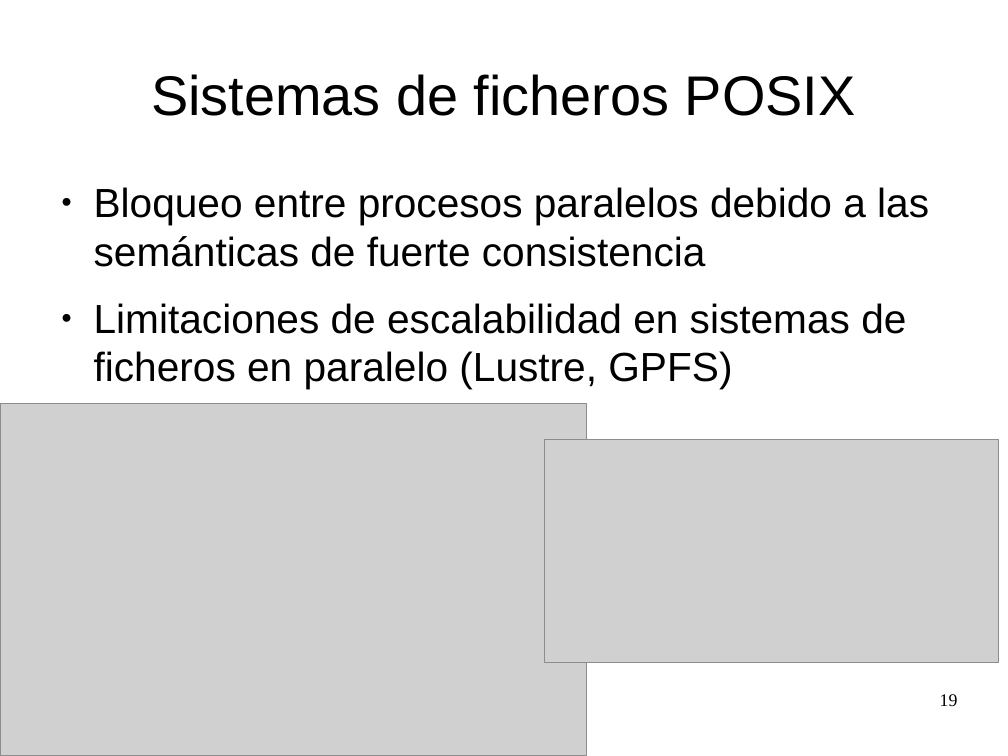
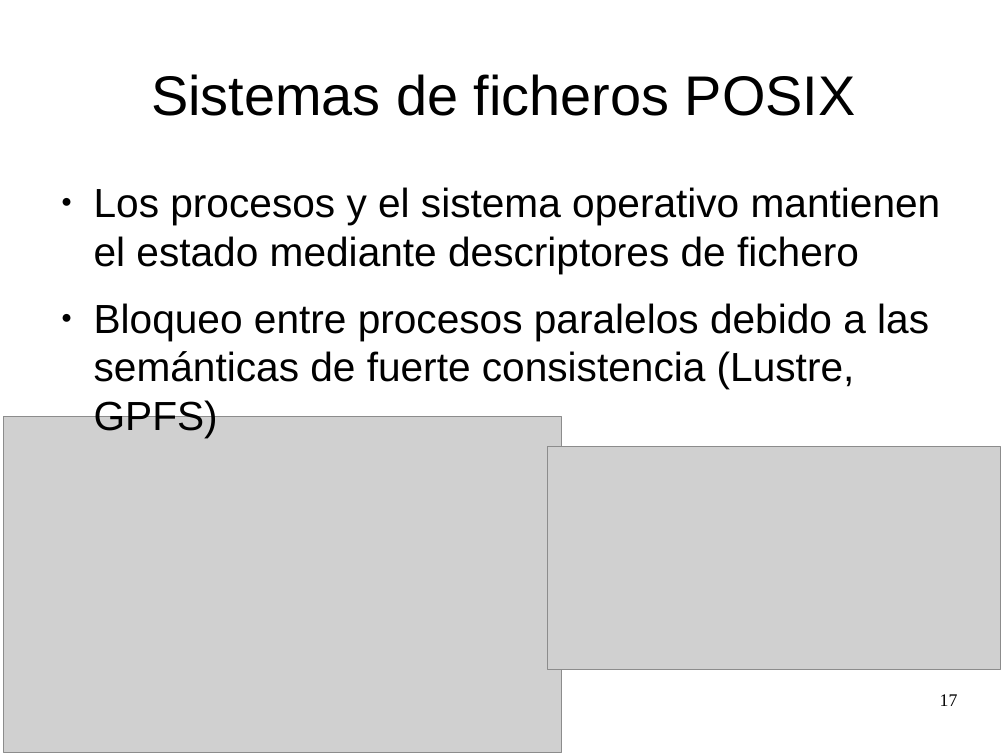
Before and after one commit to zequihg50/tfm, a slide deck: slide 17 of presentacion.odp (slide 19 before the commit). Drawn at 1008x756 pixels with LibreOffice and Linux fonts; fonts in the diff are those of the drawing; grey boxes stand for pictures. Boxes give left, top, right and bottom in pixels: in the first picture for what was removed or moved away, otherwise in the second. Text is boxed around its words. In the diff, an @@ line names an element or a change of style, - is before the commit and + after.

```diff
--- a/presentacion.odp
+++ b/presentacion.odp
@@ text at [94, 187, 941, 438]: text changed @@
-● Bloqueo entre procesos paralelos debido a las semánticas de fuerte consistencia
-● Limitaciones de escalabilidad en sistemas de ficheros en paralelo (Lustre, GPFS)
+● Los procesos y el sistema operativo mantienen el estado mediante descriptores de fichero
+● Bloqueo entre procesos paralelos debido a las semánticas de fuerte consistencia (Lustre, GPFS)
@@ picture: place and size @@
-picture at [0, 403, 587, 756]
+picture at [4, 417, 562, 753]
@@ picture: place and size @@
-picture at [545, 440, 999, 663]
+picture at [547, 447, 1001, 670]
@@ page number at [940, 694, 958, 706]: text changed @@
-19
+17
```
Also in this commit, not shown: 16 other slides changed, 1 slide added, 4 slides removed, 1 other file.
